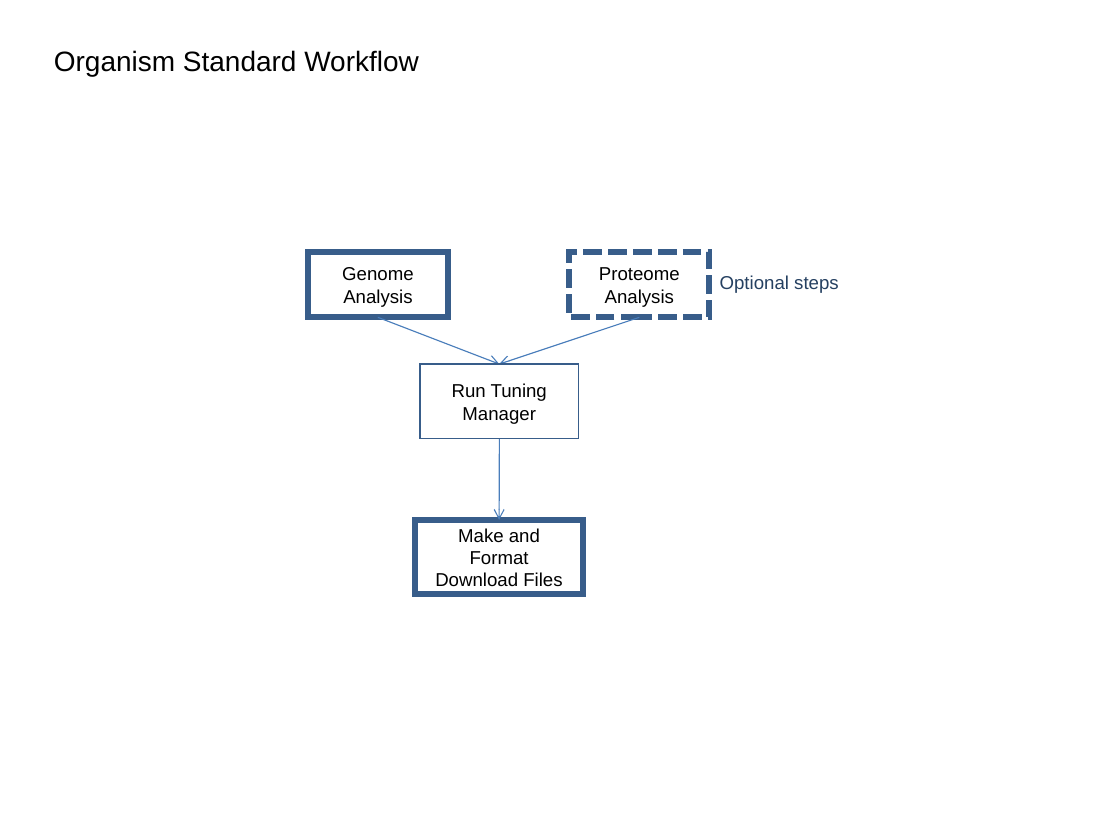
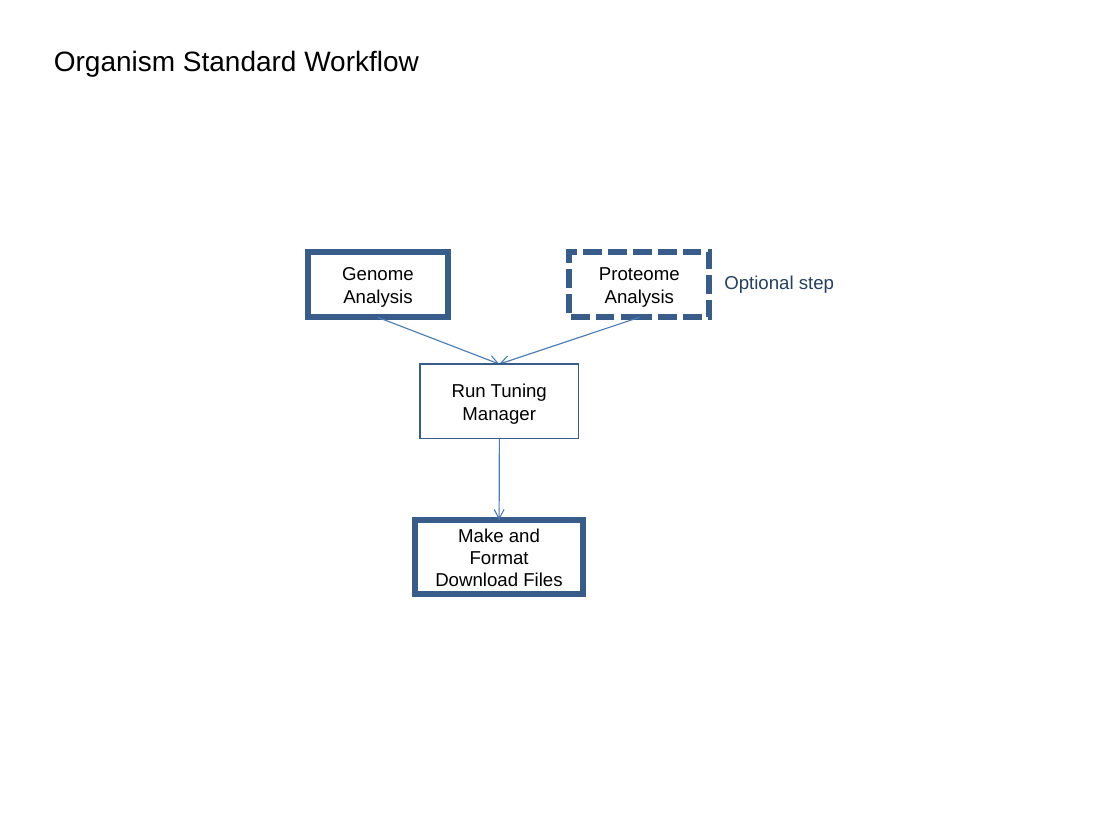
Before and after one commit to VEuPathDB/ApiCommonWorkflow, a slide deck: slide 6 of Main/doc/IntegratedWorkflow.ppt (slide 5 before the commit). Drawn at 1120x840 pixels with LibreOffice and Linux fonts; fonts in the diff are those of the drawing. Boxes give left, top, right and bottom in pixels: in the first picture for what was removed or moved away, otherwise in the second. Text is boxed around its words. In the diff, an @@ line names an element or a change of style, - is before the commit and + after.

Commit message:
sketch global steps

```diff
--- a/Main/doc/IntegratedWorkflow.ppt
+++ b/Main/doc/IntegratedWorkflow.ppt
@@ text at (724, 275, 834, 293): text changed @@
-Optional steps
+Optional step
```
Also in this commit, not shown: 8 other slides changed, 1 slide added.
